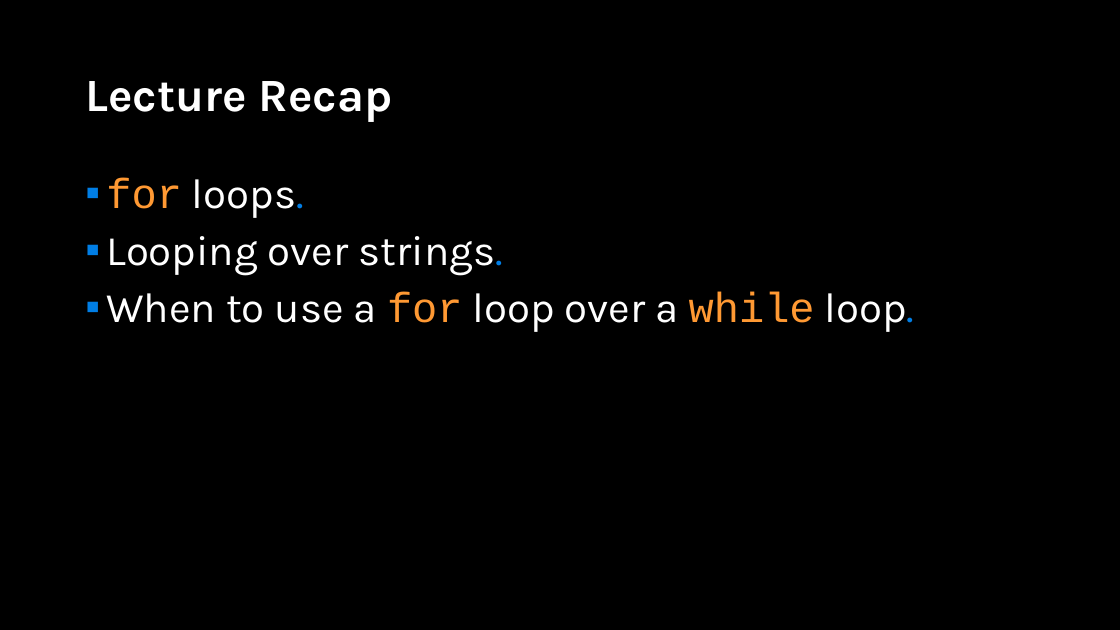
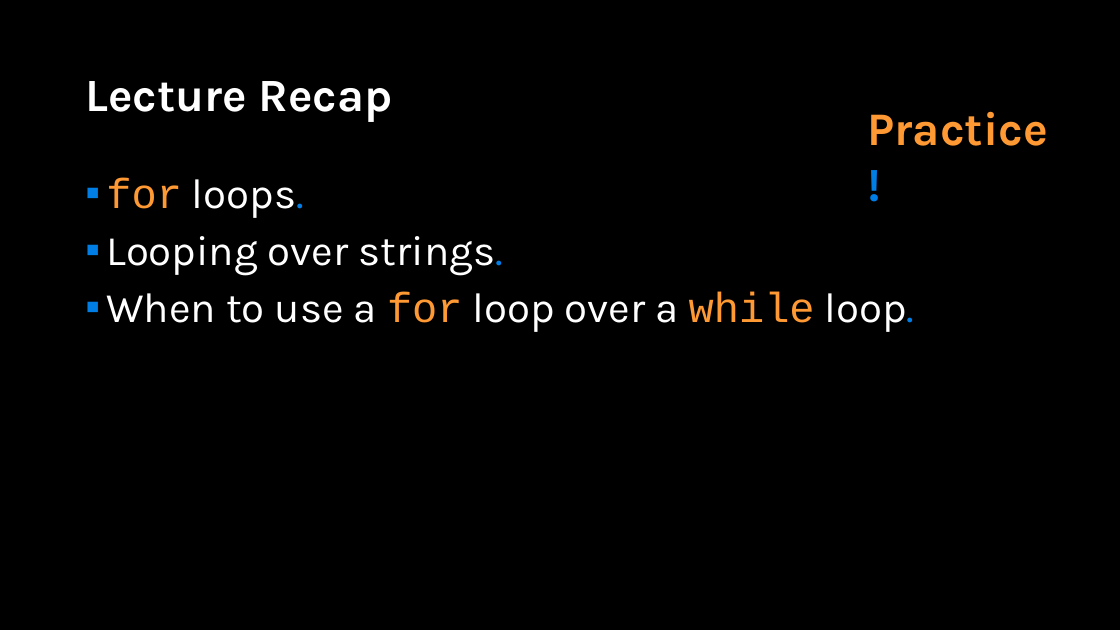
Before and after one commit to APS106/APS106-winter-2022-material, a slide deck: slide 29 of lectures/week6/lecture1/slides/week6_lecture1.pptx (slide 22 before the commit). Drawn at 1120x630 pixels with LibreOffice and Linux fonts; fonts in the diff are those of the drawing; background and template pictures are left out. Boxes give left, top, right and bottom in pixels: in the first picture for what was removed or moved away, otherwise in the second. Text is boxed around its words. In the diff, an @@ line names an element or a change of style, - is before the commit and + after.

```diff
--- a/lectures/week6/lecture1/slides/week6_lecture1.pptx
+++ b/lectures/week6/lecture1/slides/week6_lecture1.pptx
@@ text added at bbox=[868, 111, 1048, 146], 40 pt, text #FF9933, bold @@
+Practice!
```
Also in this commit, not shown: 2 other slides changed, 7 slides added, 2 other files.
